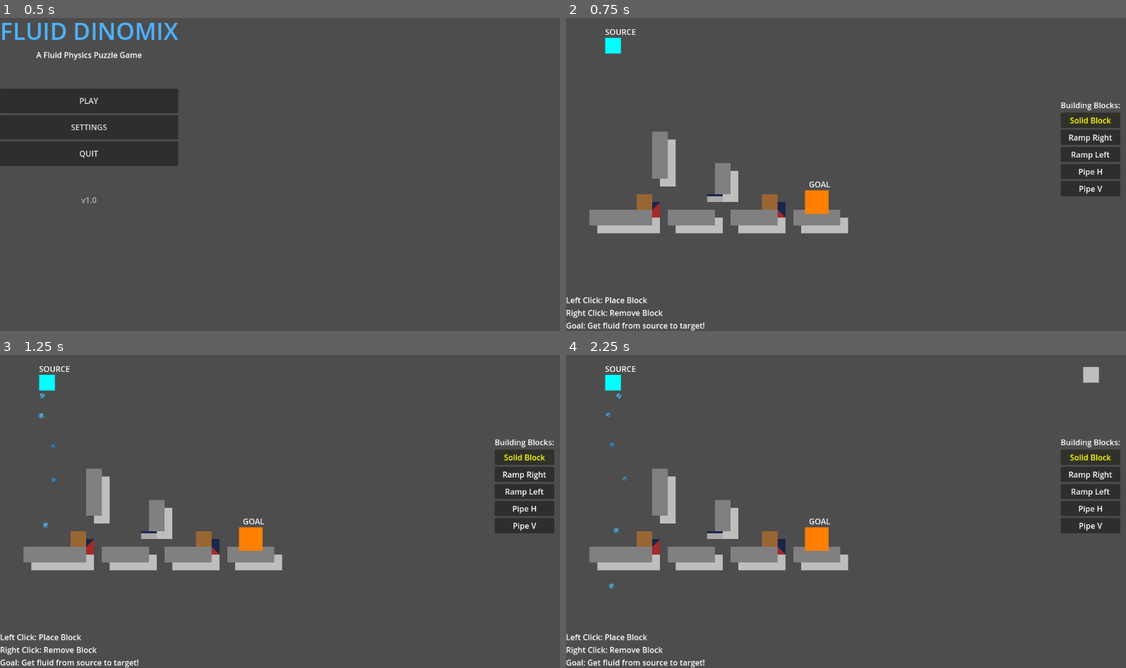
Above: before the commit, frames 1-4 (two rows, left to right).
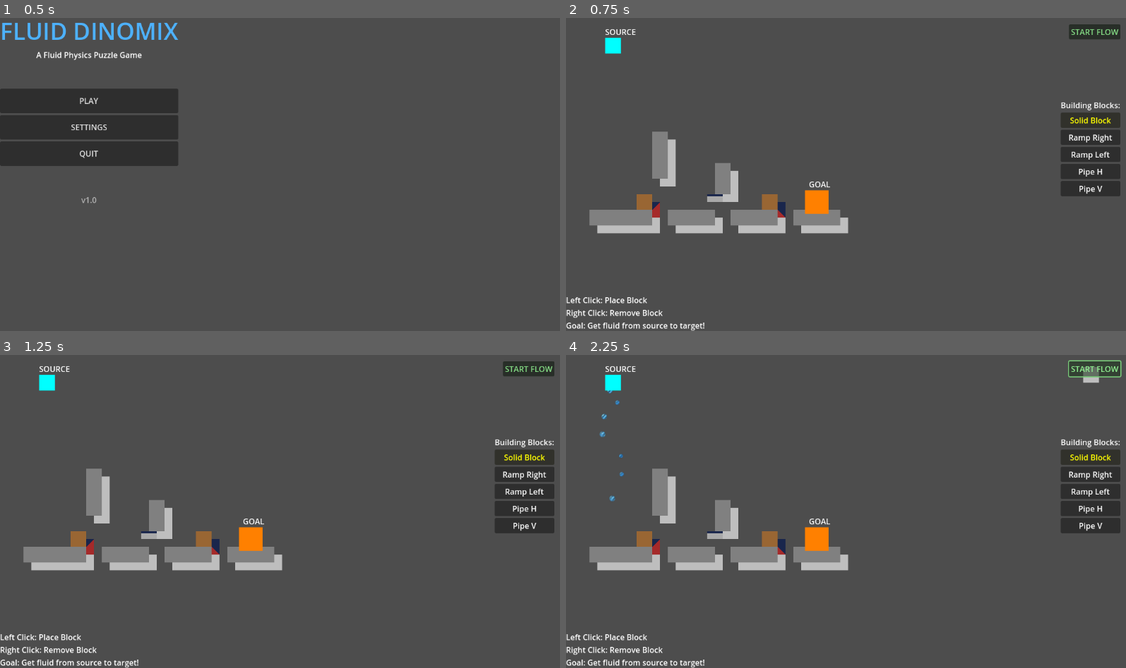
Above: after the commit, the same moments.

Repository: esper6/fluid-dinomix
Game: Godot game, scene res://scenes/Main.tscn
Same seed, same stepped clock (60 frames per second), same inputs: the game is played once before the commit and once after it.
Inputs (mouse positions are in pixels of both pictures, inside the frame that each line leads up to):
- Up to frame 1 (0.5 s): no input
- Up to frame 2 (0.75 s): click "PLAY" at 0.5 s
- Up to frame 3 (1.25 s): no input
- Up to frame 4 (2.25 s): click (1092, 367) at 1.25 s, where only the run after the commit has a clickable "START FLOW"; click (1098, 367) at 2 s, where only the run after the commit has a clickable "STOP FLOW"

Frame 1 is identical in both runs. In frame 2, 0.4% of the frame differs, in the area x 89-99%, y 2-7%; in frame 3, 0.5%; in frame 4, 0.7%, in the area x 5-100%, y 1-75%.

Commit message:
Start/stop button

Diff:
--- a/scenes/UI.tscn
+++ b/scenes/UI.tscn
@@ -63,8 +63,24 @@
 Goal: Get fluid from source to target!"
 vertical_alignment = 2
 
+[node name="FlowControl" type="VBoxContainer" parent="."]
+layout_mode = 1
+anchors_preset = 1
+anchor_left = 1.0
+anchor_right = 1.0
+offset_left = -120.0
+offset_top = 20.0
+offset_right = -20.0
+offset_bottom = 80.0
+grow_horizontal = 0
+
+[node name="StartStopButton" type="Button" parent="FlowControl"]
+layout_mode = 2
+text = "START FLOW"
+
 [connection signal="pressed" from="BuildingPalette/SolidButton" to="." method="_on_solid_button_pressed"]
 [connection signal="pressed" from="BuildingPalette/RampRightButton" to="." method="_on_ramp_right_button_pressed"]
 [connection signal="pressed" from="BuildingPalette/RampLeftButton" to="." method="_on_ramp_left_button_pressed"]
 [connection signal="pressed" from="BuildingPalette/PipeHButton" to="." method="_on_pipe_h_button_pressed"]
 [connection signal="pressed" from="BuildingPalette/PipeVButton" to="." method="_on_pipe_v_button_pressed"]
+[connection signal="pressed" from="FlowControl/StartStopButton" to="." method="_on_start_stop_button_pressed"]
--- a/scripts/FluidParticle.gd
+++ b/scripts/FluidParticle.gd
@@ -8,7 +8,7 @@
 var cohesion_strength: float = 0.3
 var visual_radius: float = 15.0
 var split_threshold: float = 80.0
-var gravity_strength: float = 200.0
+var gravity_strength: float = 80.0  # Reduced for slower falling
 var surface_tension: float = 0.1
 
 # Nearby particle tracking
--- a/scripts/FluidSource.gd
+++ b/scripts/FluidSource.gd
@@ -2,7 +2,7 @@
 class_name FluidSource
 
 @export var flow_rate: float = 1.0
-@export var is_active: bool = true
+@export var is_active: bool = false  # Start inactive - wait for player to press Start
 
 var spawn_timer: Timer
 
@@ -16,6 +16,8 @@
 		print("ERROR: SpawnTimer not found in FluidSource!")
 	else:
 		print("FluidSource spawn timer found")
+		# Start with timer paused since we're inactive by default
+		spawn_timer.paused = not is_active
 
 func _on_spawn_timer_timeout():
 	if is_active:
--- a/scripts/FluidSystem.gd
+++ b/scripts/FluidSystem.gd
@@ -29,7 +29,7 @@
 
 func create_fluid_particle() -> FluidParticle:
 	var particle = FluidParticle.new()
-	particle.gravity_scale = 2.0
+	particle.gravity_scale = 0.8
 	particle.contact_monitor = true
 	particle.max_contacts_reported = 10
 
--- a/scripts/UI.gd
+++ b/scripts/UI.gd
@@ -3,6 +3,8 @@
 
 var building_system: BuildingSystem
 var current_selected_button: Button
+var fluid_source: FluidSource
+var is_flow_active: bool = false
 
 func _ready():
 	# Get reference to building system - use call_deferred to ensure Main is ready
@@ -38,16 +40,38 @@
 			else:
 				print("UI: GameArea not found")
 
+	# Also try to find the fluid source
+	call_deferred("_connect_to_fluid_source")
+
 	print("UI: Final building_system reference: ", building_system)
 
 func set_building_system(bs: BuildingSystem):
 	building_system = bs
 	print("UI building system set directly")
 
+func _connect_to_fluid_source():
+	print("UI: Looking for fluid source...")
+	# Try to find the fluid source in the GameArea
+	var game_area = get_node_or_null("/root/Main/GameArea")
+	if game_area:
+		for child in game_area.get_children():
+			if child is FluidSource:
+				fluid_source = child
+				print("UI: Found fluid source: ", fluid_source.name)
+				break
+
+	if not fluid_source:
+		print("UI: No fluid source found yet")
+
 func _set_default_selection():
 	var solid_button = get_node_or_null("BuildingPalette/SolidButton")
 	if solid_button:
 		update_button_selection(solid_button)
+
+	# Set initial Start button appearance
+	var start_button = get_node_or_null("FlowControl/StartStopButton")
+	if start_button:
+		start_button.modulate = Color(0.6, 1.0, 0.6, 1.0)  # Greenish tint to indicate "ready to start"
 
 func _on_solid_button_pressed():
 	print("UI: Solid button pressed!")
@@ -123,3 +147,28 @@
 		current_selected_button.add_theme_color_override("font_color", Color.YELLOW)
 	else:
 		print("UI: No button to highlight!")
+
+func _on_start_stop_button_pressed():
+	print("UI: Start/Stop button pressed!")
+
+	# Find the fluid source if we don't have it yet
+	if not fluid_source:
+		_connect_to_fluid_source()
+
+	if fluid_source:
+		is_flow_active = not is_flow_active
+		fluid_source.set_active(is_flow_active)
+
+		# Update button text
+		var button = get_node_or_null("FlowControl/StartStopButton")
+		if button:
+			if is_flow_active:
+				button.text = "STOP FLOW"
+				button.modulate = Color(1.0, 0.6, 0.6, 1.0)  # Reddish tint
+			else:
+				button.text = "START FLOW"
+				button.modulate = Color(0.6, 1.0, 0.6, 1.0)  # Greenish tint
+
+		print("UI: Flow is now ", "ACTIVE" if is_flow_active else "STOPPED")
+	else:
+		print("UI: No fluid source found to control!")
